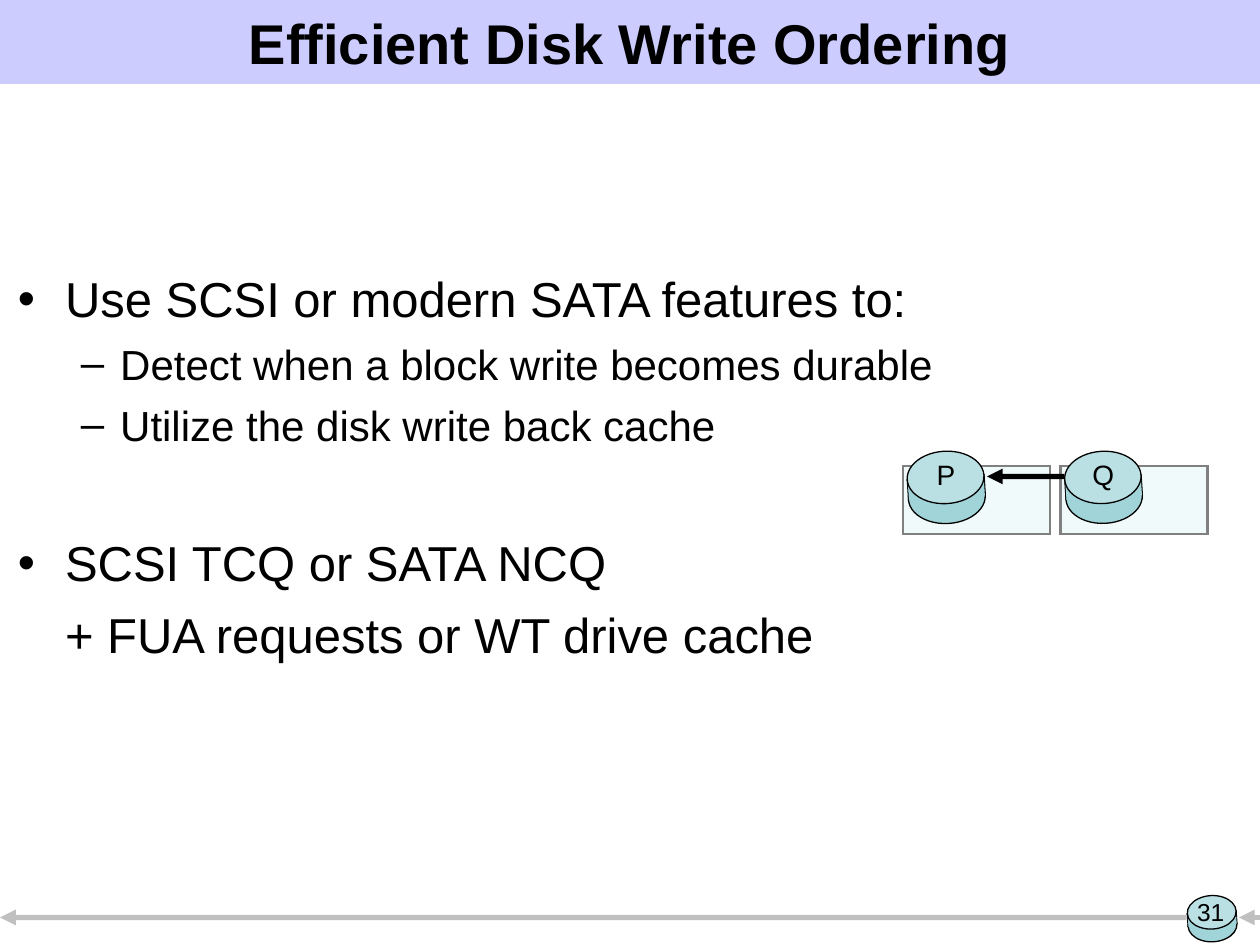
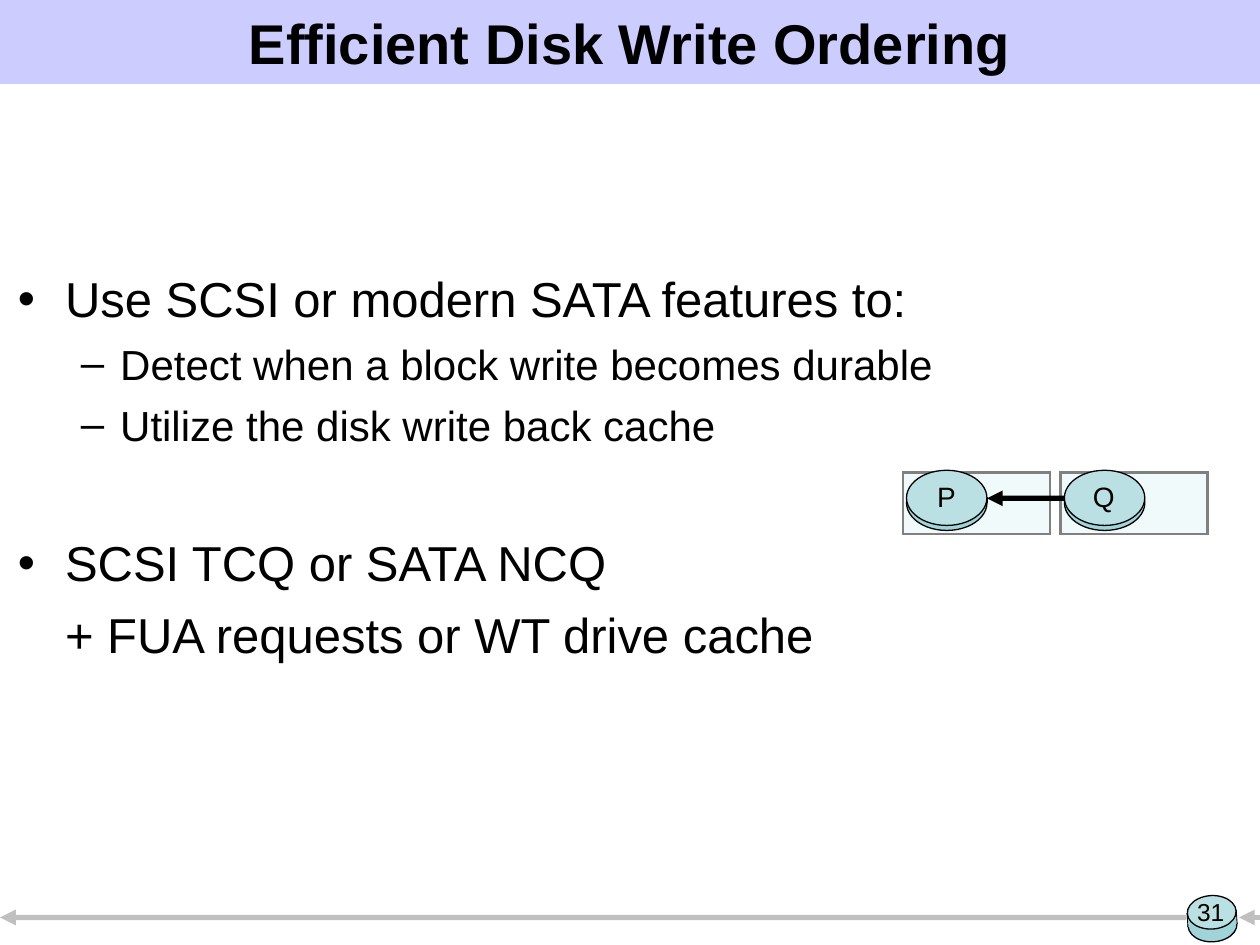
Before and after one commit to ucla-readable/fstitch-doc, a slide deck: slide 31 of sosp/pres.ppt. Drawn at 1260x945 pixels with LibreOffice and Linux fonts; fonts in the diff are those of the drawing. Boxes give left, top, right and bottom in pixels: in the first picture for what was removed or moved away, otherwise in the second. Text is boxed around its words. In the diff, an @@ line names an element or a change of style, - is before the commit and + after.

Commit message:
Use less disk like patch figures (not as tall) and that are aspect-correct. Updating every patch was not exciting.

```diff
--- a/sosp/pres.ppt
+++ b/sosp/pres.ppt
@@ rectangle: place and size @@
-rectangle at (903,466,1051,534)
+rectangle at (903,472,1051,534)
@@ text "P": place and size @@
-text "P" at (937,465,956,485)
+text "P" at (937,487,956,507)
@@ rectangle: place and size @@
-rectangle at (1061,466,1208,534)
+rectangle at (1061,472,1208,534)
@@ text "Q": place and size @@
-text "Q" at (1092,465,1114,491)
+text "Q" at (1093,487,1115,513)
@@ rectangle at (906,498,987,503): outline none to #000000 0.74 pt; rotation 356 to 0 degrees @@
@@ arrow moved from (1065, 476) - (987, 476) to (1065, 498) - (987, 498) @@
@@ rotation 356 to 0 degrees in 6 elements at (1065,475,1145,530), (906,475,987,530), (1065,470,1145,525), (906,470,987,525), (907,495,987,503), (1065,495,1144,503) @@
@@ rectangle at (1065,498,1145,503): outline none to #000000 0.74 pt; rotation 356 to 0 degrees @@
```
Also in this commit, not shown: 17 other slides changed, 1 slide added, 2 slides removed.
